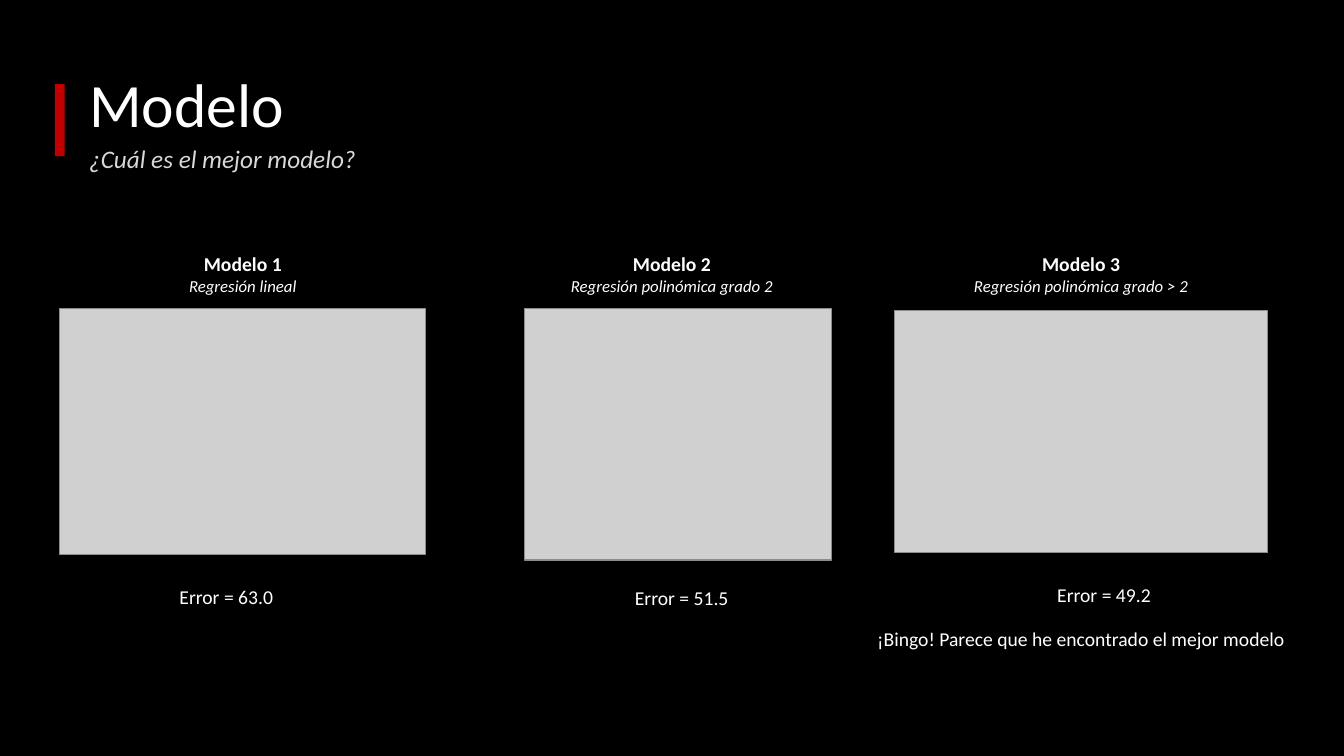
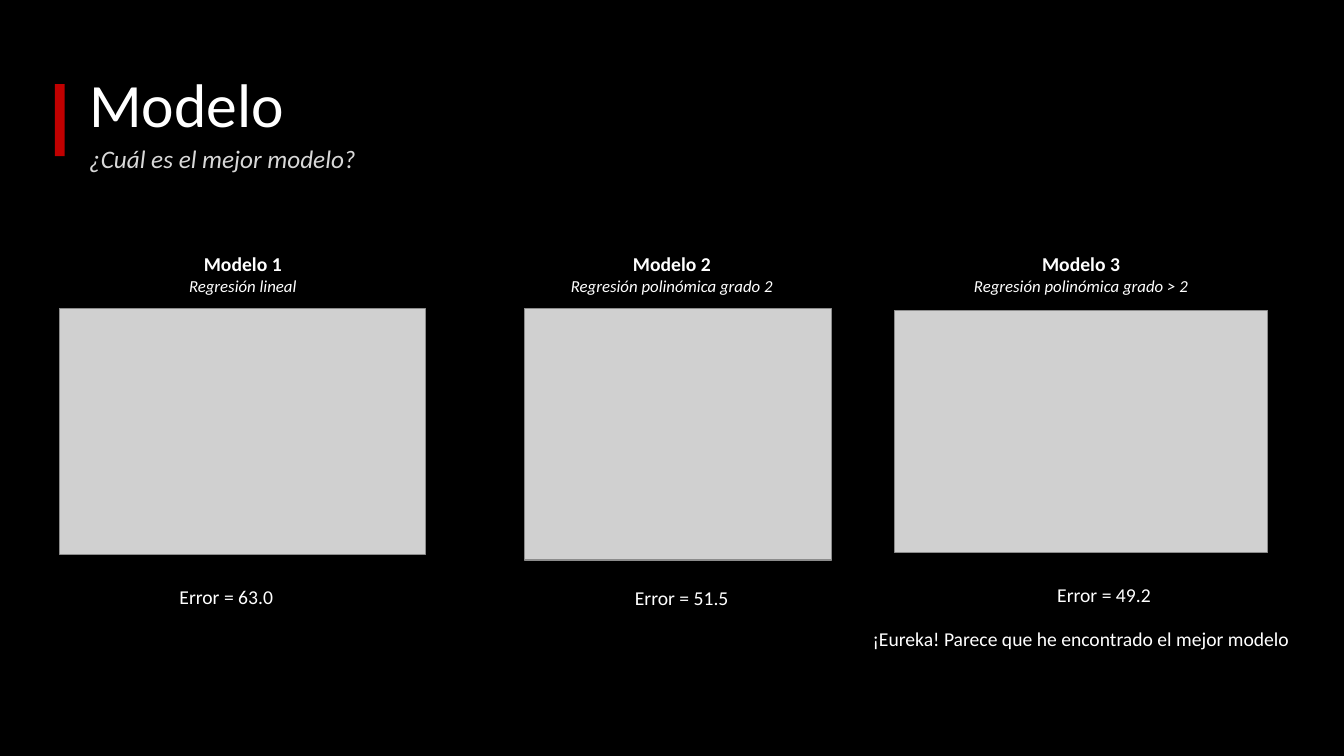
Before and after one commit to Pabarkyan/DS_PT_02_2024, a slide deck: slide 10 of 03-Machine_Learning/01-Supervisado/Supervisado_conceptos.pptx. Drawn at 1344x756 pixels with LibreOffice and Linux fonts; fonts in the diff are those of the drawing; grey boxes stand for pictures. Boxes give left, top, right and bottom in pixels: in the first picture for what was removed or moved away, otherwise in the second. Text is boxed around its words. In the diff, an @@ line names an element or a change of style, - is before the commit and + after.

```diff
--- a/03-Machine_Learning/01-Supervisado/Supervisado_conceptos.pptx
+++ b/03-Machine_Learning/01-Supervisado/Supervisado_conceptos.pptx
@@ text at [873,632,1289,650]: text changed @@
-¡Bingo! Parece que he encontrado el mejor modelo
+¡Eureka! Parece que he encontrado el mejor modelo
```
Also in this commit, not shown: 2 other slides changed, 28 other files.
